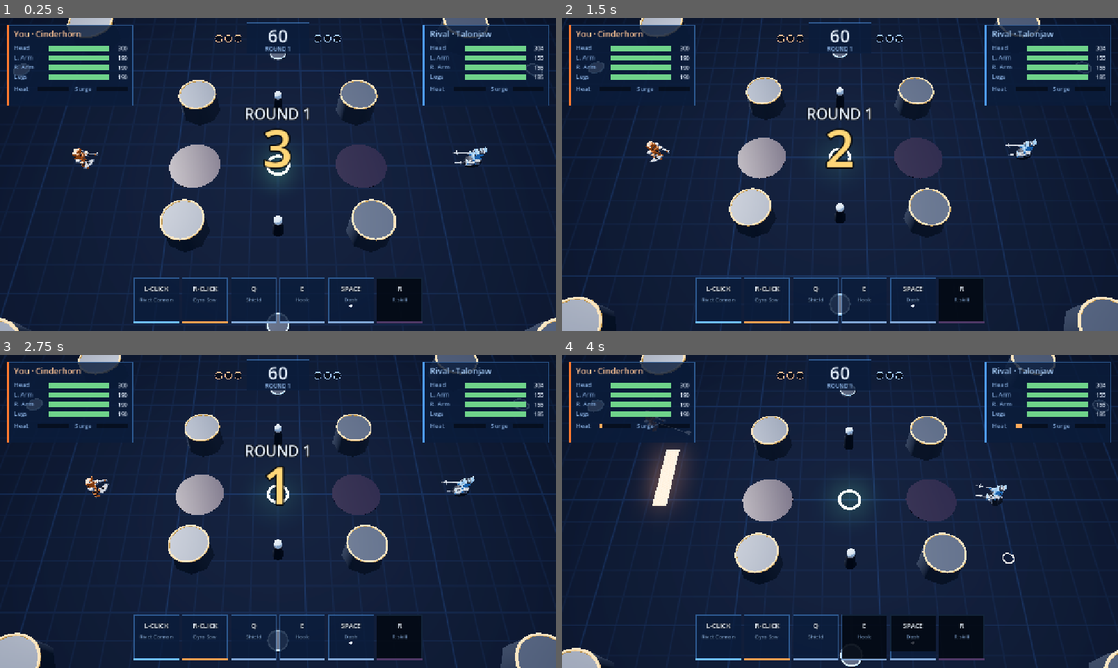
Above: before the commit, frames 1-4 (two rows, left to right).
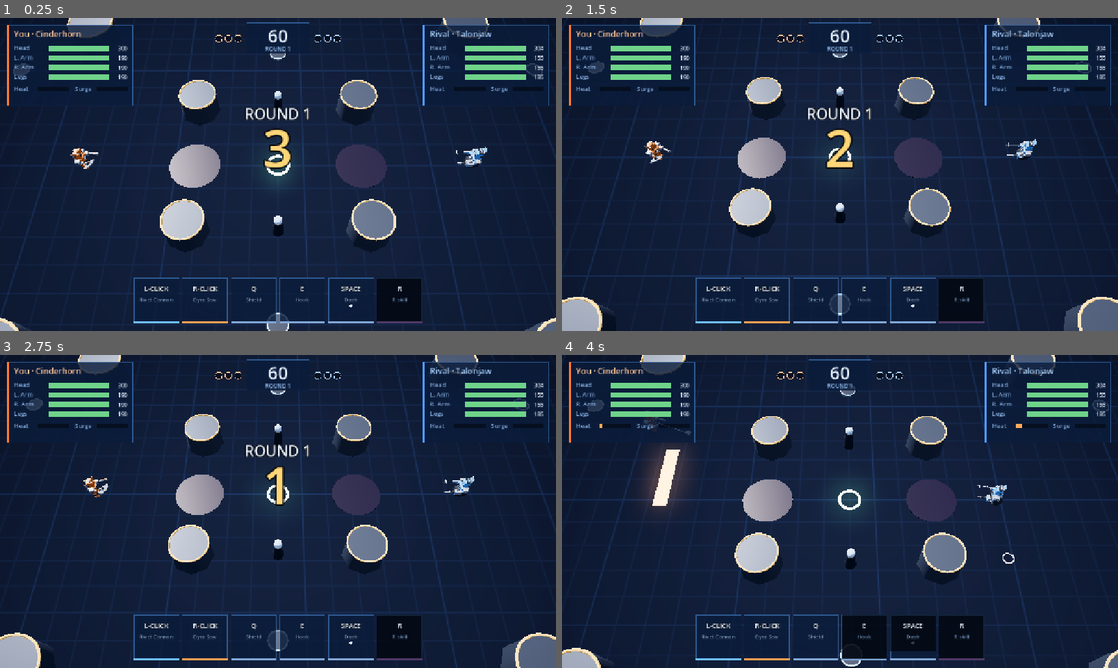
Above: after the commit, the same moments.

Repository: Vegm92/mech-duel
Game: Godot game, scene res://main.tscn
Two runs of this game, one before a commit and one after it. Both use one fixed random seed, a clock stepped at 60 frames per second and the inputs below.
Inputs (mouse positions are in pixels of both pictures, inside the frame that each line leads up to):
- Up to frame 1 (0.25 s): no input
- Up to frame 2 (1.5 s): tap Enter at 0.5, 0.6 s; move the mouse to (962, 158) at 0.52 s; hold D 0.53-1.28 s; click (962, 158) at 0.67 s; tap Space at 0.77 s; tap Keypad Enter at 0.8, 1.35 s; move the mouse to (728, 190) at 1.27 s; hold S from 1.28 s (still down)
- Up to frame 3 (2.75 s): tap Space at 1.52 s; tap E at 1.55, 2.1 s; move the mouse to (333, 442) at 2.02 s; release S at 2.03 s; hold D from 2.03 s (still down); tap Enter at 2.3 s
- Up to frame 4 (4 s): move the mouse to (812, 574) at 2.77 s; release D at 2.78 s; hold W 2.78-3.53 s; tap Enter at 2.85 s; click (812, 574) at 2.92 s; tap Space at 3.02, 3.77 s; tap Keypad Enter at 3.05, 3.6 s; move the mouse to (1006, 558) at 3.52 s; hold A from 3.53 s (still down); tap E at 3.8 s

The runs differ from the first frame. In frame 1, 0.2% of the frame differs, in the area x 12-87%, y 41-49%; in frame 2, 0.1%; in frame 3, 0.1%; in frame 4, less than 0.1%.

Commit message:
feat(godot): core models, 3 chest sizes and a shared socket
The chest now comes in light, standard and heavy, built by one
chest(size) recipe in art/light.blend and picked by the core's series.
Neck, waist and pad tops stay put, so every head, leg and shoulder gun
fits all three; only the arm pivot moves out (SHOULDER, also used by
the weapon trail).

Every chest carries the same core socket. Each of the 18 cores adds one
small piece from art/cores.blend (cores.glb), made from shared bits,
and the glow is painted in the core's color (CORE_C, same as
mechart.js). Flywheel's disc and Gravity's ring spin. main.gd gets a
--core=<id> look flag.

Design: games/mech-duel/CLAUDE.md, "Cores" (Victor 2026-10-26).
Evidence: production/qa/evidence/godot-cores-2026-10-26.png

Co-Authored-By: Claude Opus 5.5 <noreply@anthropic.com>

Diff:
--- a/godot/src/main.gd
+++ b/godot/src/main.gd
@@ -30,6 +30,7 @@
 var cam_mode := 0
 var hands_arg := PackedStringArray()
 var head_arg := ""
+var core_arg := ""
 var target := 0
 var orbit := Vector2.ZERO
 var zoom := 1.0
@@ -52,6 +53,8 @@
 			hands_arg = a.substr(8).split(",")
 		elif a.begins_with("--head="):
 			head_arg = a.substr(7)
+		elif a.begins_with("--core="):
+			core_arg = a.substr(7)
 	Input.set_default_cursor_shape(Input.CURSOR_CROSS)
 	cam = Camera3D.new()
 	cam.fov = 40.0
@@ -75,6 +78,8 @@
 		mine.right = hands_arg[1]
 	if head_arg != "":
 		mine.head = head_arg
+	if core_arg != "":
+		mine.core = core_arg
 	state = Sim.create_state([mine, rival])
 	brain = Bot.create_brain(s + 1)
 	pilot = Bot.create_brain(s + 2)
--- a/godot/src/mech.gd
+++ b/godot/src/mech.gd
@@ -9,6 +9,9 @@
 static var BOOST_C := {"arc": Color8(150, 205, 255), "flame": Color8(255, 150, 60), "frost": Color8(170, 240, 255), "smoke": Color8(190, 190, 200), "magnet": Color8(205, 125, 255), "clean": Color8(255, 232, 170)}
 static var STEEL := Color8(170, 180, 198)
 static var DARK := Color8(44, 48, 58)
+static var CORE_C := {"furnace": Color8(255, 150, 60), "coolant": Color8(110, 230, 255), "reactor": Color8(190, 255, 90), "leech": Color8(225, 40, 80), "titan": Color8(190, 202, 220), "volt": Color8(255, 230, 70), "fury": Color8(255, 64, 48), "flywheel": Color8(228, 232, 242), "aegis": Color8(90, 150, 255), "glass": Color8(255, 140, 210), "phantom": Color8(200, 220, 255), "gravity": Color8(150, 90, 255), "bastion": Color8(255, 210, 90), "meltdown": Color8(255, 90, 40), "deflector": Color8(90, 255, 230), "mirror": Color8(235, 245, 255), "rail": Color8(90, 200, 255), "shroud": Color8(160, 160, 175)}
+static var SHOULDER := {"light": 0.41, "standard": 0.46, "heavy": 0.52}
+static var WHIRL := {"flywheel": ["flywheel_disc", Vector3(0.346, 1.22, 0), Vector3.RIGHT, 8.0], "gravity": ["gravity_ring", Vector3(0.4085, 1.22, 0), Vector3(0.35, 1, 0.5).normalized(), 3.0]}
 static var _mats := {}
 static var _meshes := {}
 static var _glb := {}
@@ -40,6 +43,8 @@
 var legs_kind := ""
 var swing := []
 var spin := []
+var whirl := []
+var shoulder := 0.41
 var shield: Node3D
 var shield_mesh: MeshInstance3D
 var bubble: MeshInstance3D
@@ -180,7 +185,7 @@
 	boost_mat.emission = bc
 	var trim := mat(STEEL, 0.0, 0.55, 0.5)
 	var joint := mat(DARK, 0.0, 0.4, 0.6)
-	var parts := {"body": body_mat, "trim": trim, "joint": joint, "gem": gem_mat, "boost": boost_mat}
+	var parts := {"body": body_mat, "trim": trim, "joint": joint, "gem": gem_mat, "boost": boost_mat, "core": glow(CORE_C[lo.core], 3.0)}
 	var gun_mats := parts.merged({"glow": glow(TEAM_LIGHT[t], 1.6), "flame": glow(Color8(255, 150, 60), 5.0), "laser": glow(Color8(255, 80, 120), 6.0), "arc": glow(Color8(170, 210, 255), 4.0), "bounce": glow(Color8(120, 255, 150), 4.0)})
 	hips = Node3D.new()
 	add_child(hips)
@@ -188,12 +193,19 @@
 	add_child(torso)
 	build_legs(lo.legs, joint, trim)
 	add_part(hips, "Hips", parts)
-	add_part(torso, "Chest", parts)
+	var size: String = Sim.CORES[lo.core].series
+	shoulder = SHOULDER[size]
+	add_part(torso, "Chest_" + size, parts)
+	add_part(torso, lo.core, parts, "cores")
+	if WHIRL.has(lo.core):
+		var wh: Array = WHIRL[lo.core]
+		whirl.append([add_part(torso, wh[0], parts, "cores"), wh[2], wh[3]])
+		whirl[-1][0].position = wh[1]
 	add_part(torso, lo.head, parts.merged({"heal": glow(Color8(90, 255, 150), 3.0)}), "heads").position.y = 1.44
 	for hand in Sim.HANDS:
 		var side := -1.0 if hand == "left" else 1.0
 		var p := Node3D.new()
-		p.position = Vector3(0, 1.32, side * 0.41)
+		p.position = Vector3(0, 1.32, side * shoulder)
 		torso.add_child(p)
 		var s := "_L" if hand == "left" else "_R"
 		add_part(p, "UpperArm" + s, parts).rotation.z = ARM_UP
@@ -315,6 +327,8 @@
 			w.rotation.z -= sp * dt / 0.5
 		else:
 			w.rotation.y += dt * 18.0
+	for w in whirl:
+		w[0].rotate_object_local(w[1], w[2] * dt)
 	if legs_kind == "hover":
 		hips.position.y = 0.06 * sin(clock * 3.0)
 	var dashing: bool = m.act != null and m.act.k == "dash" and m.act.ph == "go"
@@ -426,7 +440,7 @@
 	for i in range(0 if fresh_stroke else 1, n + 1):
 		var t := float(i) / n
 		var q := pose_of(hand, key, lerpf(r0, r1, t), droop)
-		var tf := global_transform * Transform3D(Basis.from_euler(Vector3(0, yaw + q[3] + lerpf(sp0, sp1, t), 0))) * Transform3D(Basis.from_euler(q[0]), Vector3(q[1], 1.32, s * 0.41)) * Transform3D(Basis.from_euler(q[2]), FIST)
+		var tf := global_transform * Transform3D(Basis.from_euler(Vector3(0, yaw + q[3] + lerpf(sp0, sp1, t), 0))) * Transform3D(Basis.from_euler(q[0]), Vector3(q[1], 1.32, s * shoulder)) * Transform3D(Basis.from_euler(q[2]), FIST)
 		if thrust and i == 0:
 			live[hand].pts.append([tf * (edge[0] - Vector3(TAIL, 0, 0)), tf * (edge[1] - Vector3(TAIL, 0, 0)), TRAIL_LIFE * 0.5])
 		live[hand].pts.append([tf * edge[0], tf * edge[1], dt * (n - i) / n])
Binary file added: godot/assets/models/cores.glb
Not shown, added: godot/assets/models/cores.glb.import
Binary file changed: godot/assets/models/light.glb
Not shown, changed: CLAUDE.md
Not shown, added: art/cores.blend
Not shown, changed: art/heads.blend
Not shown, changed: art/light.blend
